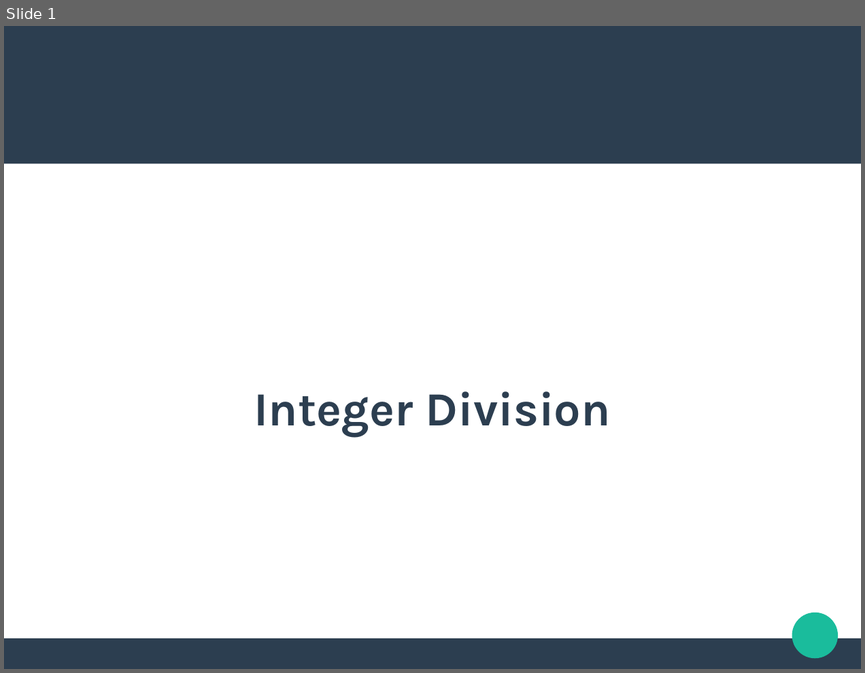
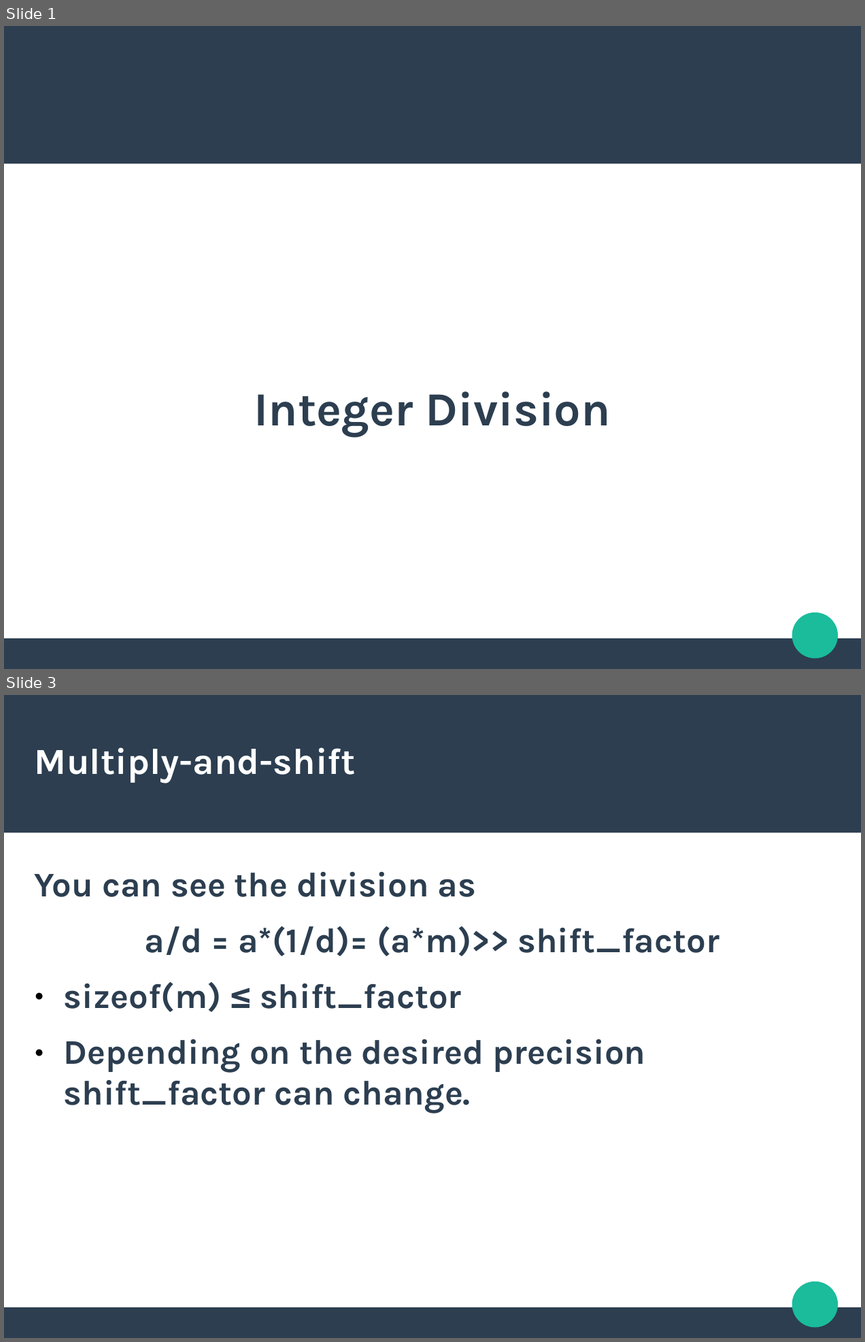
Before and after one commit to fusiled/dsdmProject, a slide deck: slides/slides3.odp. Shown one above the other, each under a label of ours: slide 1 before the commit, slides 1 and 3 after it; the slides between them are not shown. The pictures are 865x673 and 865x1342 pixels, drawn with LibreOffice and Linux fonts; fonts in the diff are those of the drawing. Boxes give left, top, right and bottom in pixels: in the first picture for what was removed or moved away, otherwise in the second. Text is boxed around its words. In the diff, an @@ line names an element or a change of style, - is before the commit and + after.

```diff
--- a/slides/slides3.odp
+++ b/slides/slides3.odp
@@ slide 3 added at (4, 695, 861, 1338), background #FFFFFF; not listed: 3 template elements that a slide beside it also shows @@
@@ title added at (35, 747, 356, 783), 34 pt, text #FFFFFF, bold @@
+Multiply-and-shift
@@ text added at (35, 872, 719, 1113), 32 pt, text #2C3E50, bold @@
+You can see the division as
+a/d = a*(1/d)= (a*m)>> shift_factor
+● sizeof(m) ≤ shift_factor
+● Depending on the desired precision shift_factor can change.
```
Also in this commit, not shown: 1 slide changed, 7 other slides added, 5 slides removed, 3 other files.
